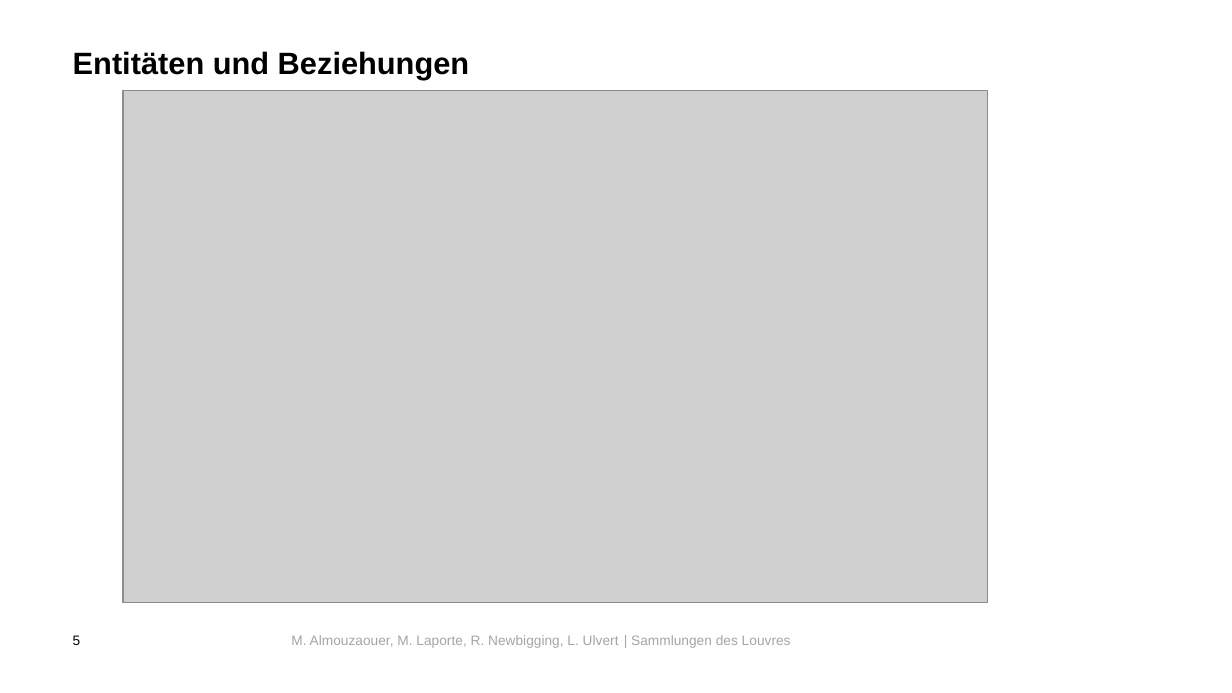
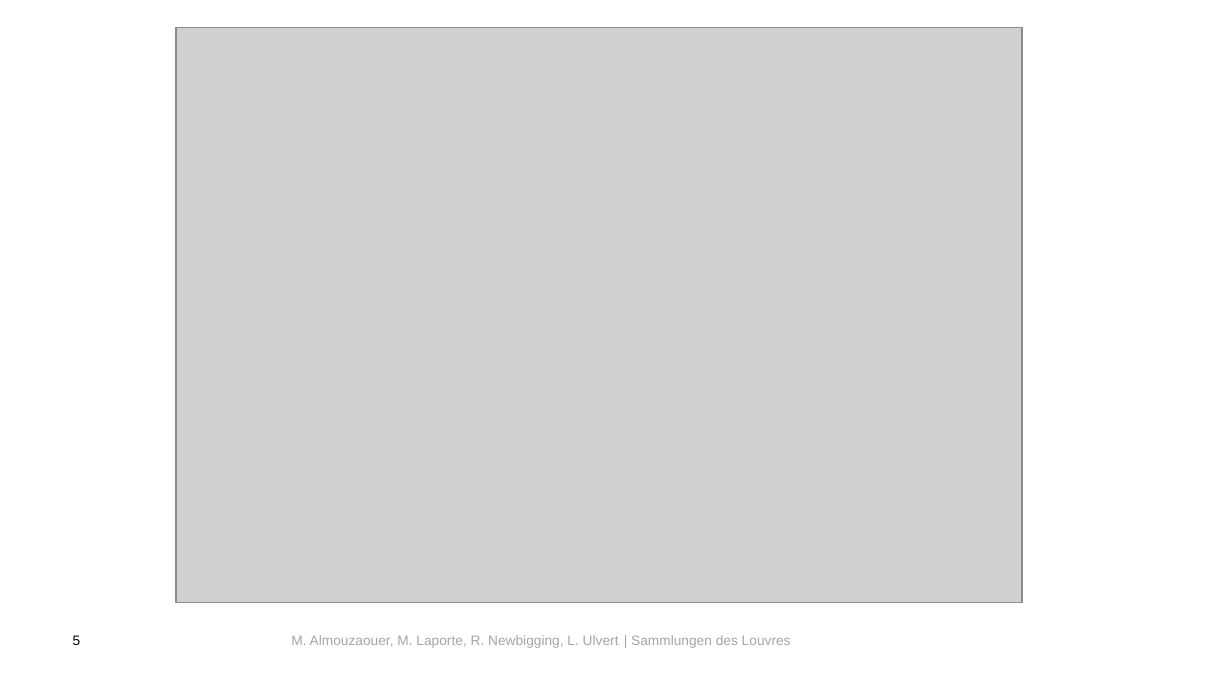
Before and after one commit to Mo123D/Louvre, a slide deck: slide 5 of Pitch_G6_Louvre.pptx. Drawn at 1232x693 pixels with LibreOffice and Linux fonts; fonts in the diff are those of the drawing; grey boxes stand for pictures; background and template pictures are left out. Boxes give left, top, right and bottom in pixels: in the first picture for what was removed or moved away, otherwise in the second. Text is boxed around its words. In the diff, an @@ line names an element or a change of style, - is before the commit and + after.

```diff
--- a/Pitch_G6_Louvre.pptx
+++ b/Pitch_G6_Louvre.pptx
@@ picture: place and size @@
-picture at [123, 90, 988, 602]
+picture at [176, 27, 1023, 602]
@@ title removed at [73, 51, 469, 79] @@
-Entitäten und Beziehungen
```
Also in this commit, not shown: 2 other slides changed.
